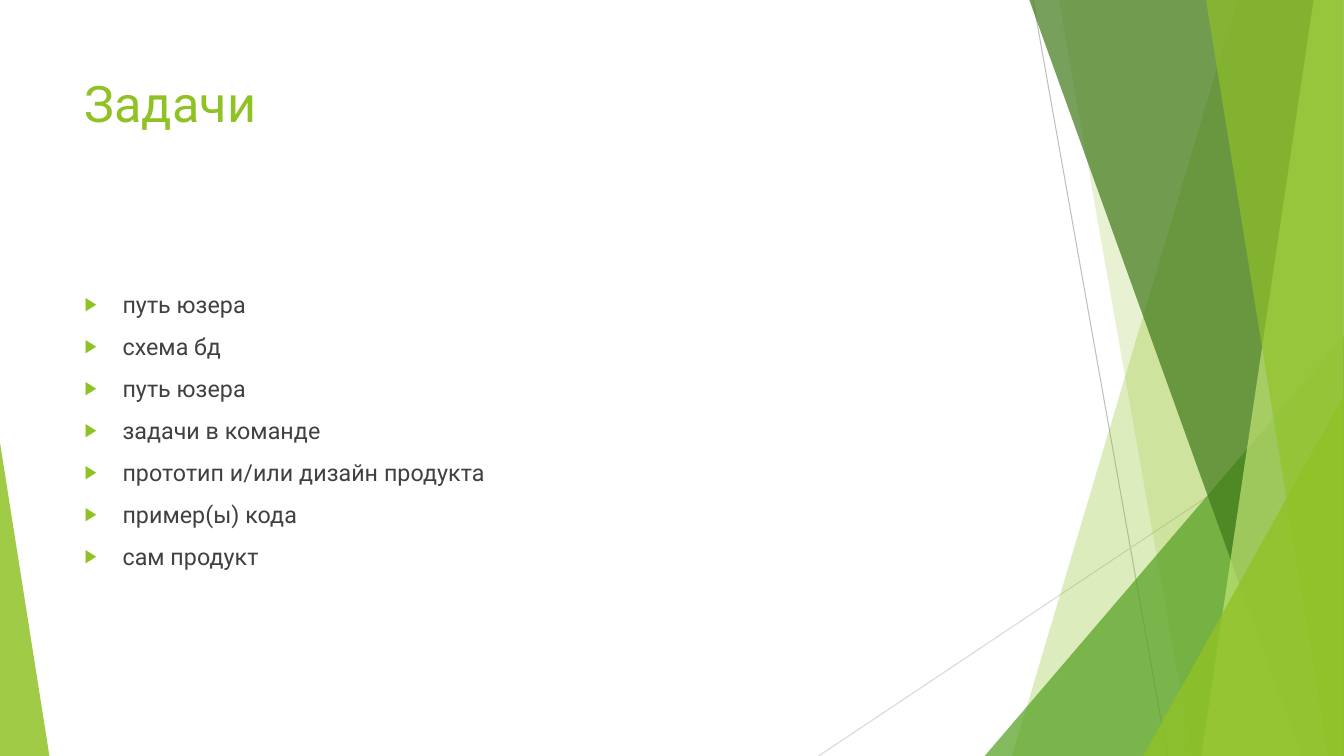
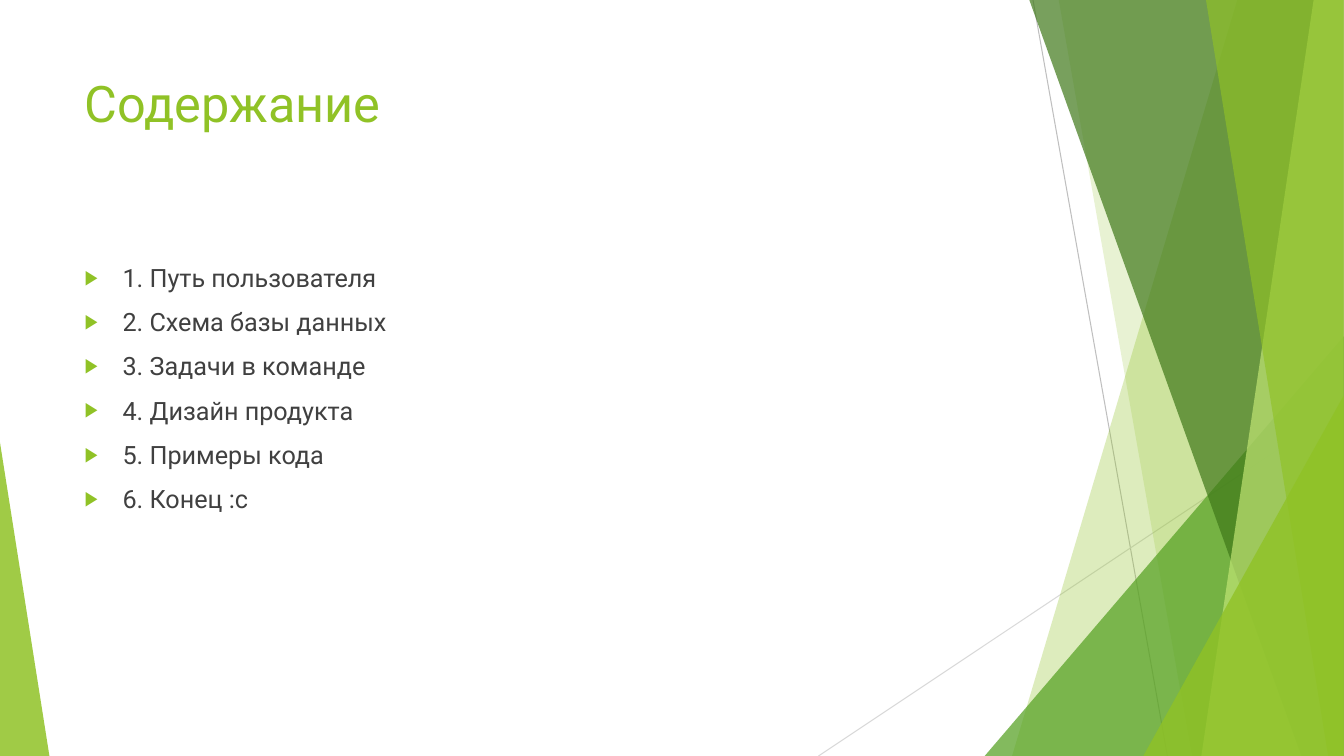
Before and after one commit to Me11ad/biblos.inc-project, a slide deck: slide 2 of Реквизит/Презентация.pptx. Drawn at 1344x756 pixels with LibreOffice and Linux fonts; fonts in the diff are those of the drawing. Boxes give left, top, right and bottom in pixels: in the first picture for what was removed or moved away, otherwise in the second. Text is boxed around its words. In the diff, an @@ line names an element or a change of style, - is before the commit and + after.

```diff
--- a/Реквизит/Презентация.pptx
+++ b/Реквизит/Презентация.pptx
@@ title at <box>85,85,380,133</box>: text changed @@
-Задачи
+Содержание
@@ text at <box>123,269,386,512</box>: text changed; size 16.6 to 18 pt @@
-▶ путь юзера
-▶ схема бд
-▶ путь юзера
-▶ задачи в команде
-▶ прототип и/или дизайн продукта
-▶ пример(ы) кода
-▶ сам продукт
+▶ 1. Путь пользователя
+▶ 2. Схема базы данных
+▶ 3. Задачи в команде
+▶ 4. Дизайн продукта
+▶ 5. Примеры кода
+▶ 6. Конец :с
```
Also in this commit, not shown: 3 other slides changed, 5 slides added, 2 slides removed.
